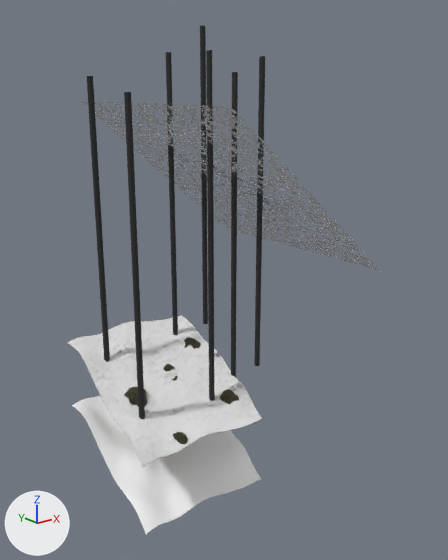
One commit to the Blender file models/mountain/mountain.blend: the scene before it, then after it.
Camera for both pictures: a camera (50 mm lens) standing at (-43.9, -68.5, 39.8) and looking at (9.9, -1.2, 12.9). Arrows for +X, +Y and +Z are at lower left; the lights stay in place.

Names of what the first picture shows: 'foilage', 'leaves', 'leaves_alpha', 'tree', 'tree.001', 'tree.002', 'tree.003', 'tree.004', 'tree.005', 'tree.006', 'tree.007'.
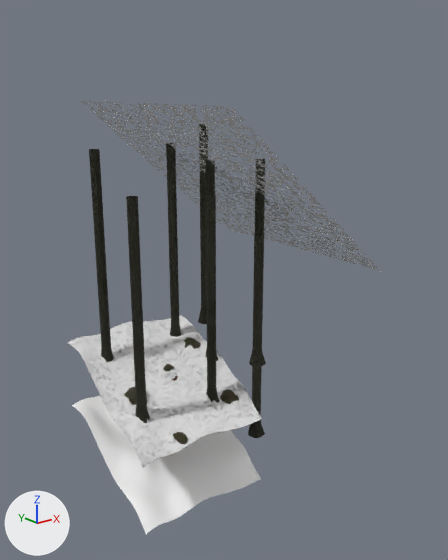
What differs and where, as boxes [x1, y1, x2, y2] in the pictures (448 x 560 px):
'tree.007', reshaped, moved (125% wider, 33% shorter): before [231, 72, 238, 377]; after [248, 234, 265, 438]
'tree.004', reshaped, moved (14% wider, 30% shorter): before [124, 92, 145, 419]; after [126, 196, 150, 423]
'tree.003', reshaped, moved (8% wider, 25% shorter): before [87, 76, 110, 362]; after [89, 149, 114, 363]
'tree.001', reshaped: before [207, 107, 215, 401]; after [205, 194, 220, 403]
'tree.002', reshaped, moved: before [166, 52, 178, 335]; after [166, 143, 181, 337]
'tree.005', reshaped (50% wider, 33% shorter): before [254, 56, 265, 366]; after [249, 159, 266, 366]
'tree.006', reshaped: before [200, 25, 208, 324]; after [198, 124, 208, 324]
'tree', reshaped, moved: before [206, 50, 212, 327]; after [205, 160, 218, 361]
part 1 of me_tree_mesh, built on: before [87, 25, 265, 419]; after [89, 124, 266, 438]

The change, as a diff of the scene's bpy script:
```diff
--- a/models/mountain/mountain.blend.py
+++ b/models/mountain/mountain.blend.py
@@ me_tree_mesh @@
 # used by ob_tree; location = (8.4, 0.0, 14.2)
-me_tree_mesh.from_pydata(...)  # 20 vertices, 10 faces; spans x -0.3..0.4, y -0.4..0.4, z -13.8..30.0
+me_tree_mesh.from_pydata(...)  # 40 vertices, 30 faces; spans x -1.1..1.2, y -1.2..1.2, z -13.5..16.8
+# me_tree_mesh part 1: the whole mesh is rebuilt
 me_tree_mesh.materials.append(mat_material)
@@ ob_tree @@
 ob_tree = bpy.data.objects.new('tree', me_tree_mesh)
-ob_tree.location = (8.4, 0.0, 14.2)
+ob_tree.location = (8.4, 0.0, 13.2)
@@ ob_tree_002 @@
 ob_tree_002 = bpy.data.objects.new('tree.002', me_tree_mesh)
-ob_tree_002.location = (6.3, 6.4, 14.2)
+ob_tree_002.location = (6.3, 6.4, 15.3)
@@ ob_tree_003 @@
 ob_tree_003 = bpy.data.objects.new('tree.003', me_tree_mesh)
-ob_tree_003.location = (-6.0, 5.6, 11.0)
+ob_tree_003.location = (-6.0, 5.6, 15.2)
@@ ob_tree_004 @@
 ob_tree_004 = bpy.data.objects.new('tree.004', me_tree_mesh)
-ob_tree_004.location = (-6.7, -4.6, 9.2)
+ob_tree_004.location = (-6.7, -4.6, 10.5)
@@ ob_tree_007 @@
 ob_tree_007 = bpy.data.objects.new('tree.007', me_tree_mesh)
-ob_tree_007.location = (10.1, -3.2, 11.5)
+ob_tree_007.location = (10.7, -7.7, 3.9)
```
